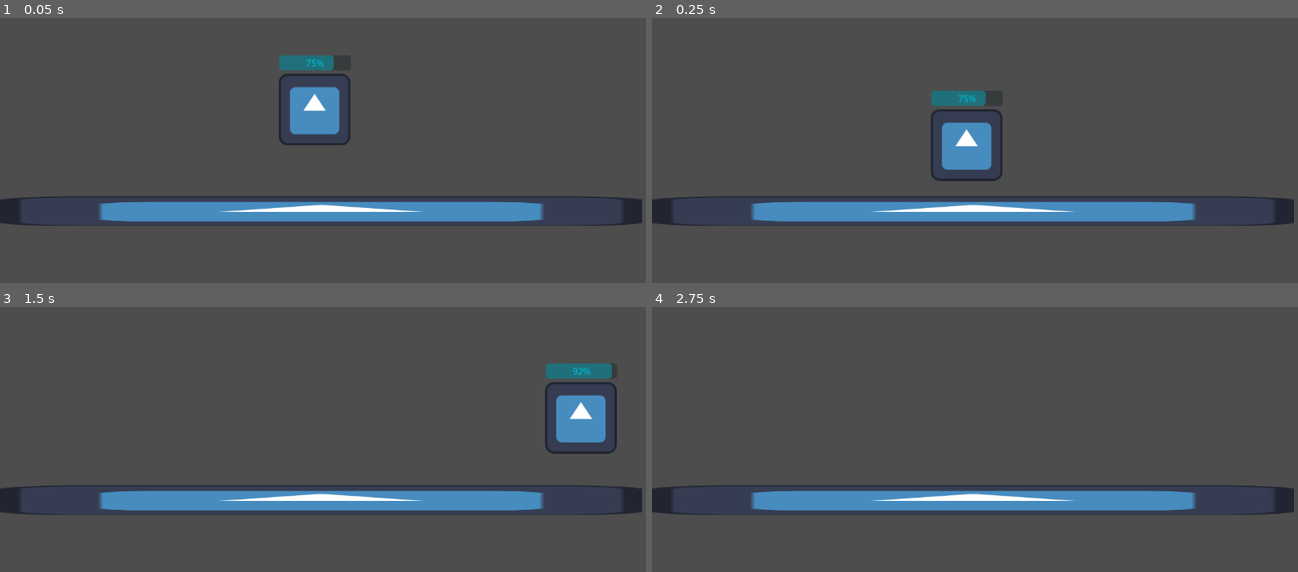
Above: before the commit, frames 1-4 (two rows, left to right).
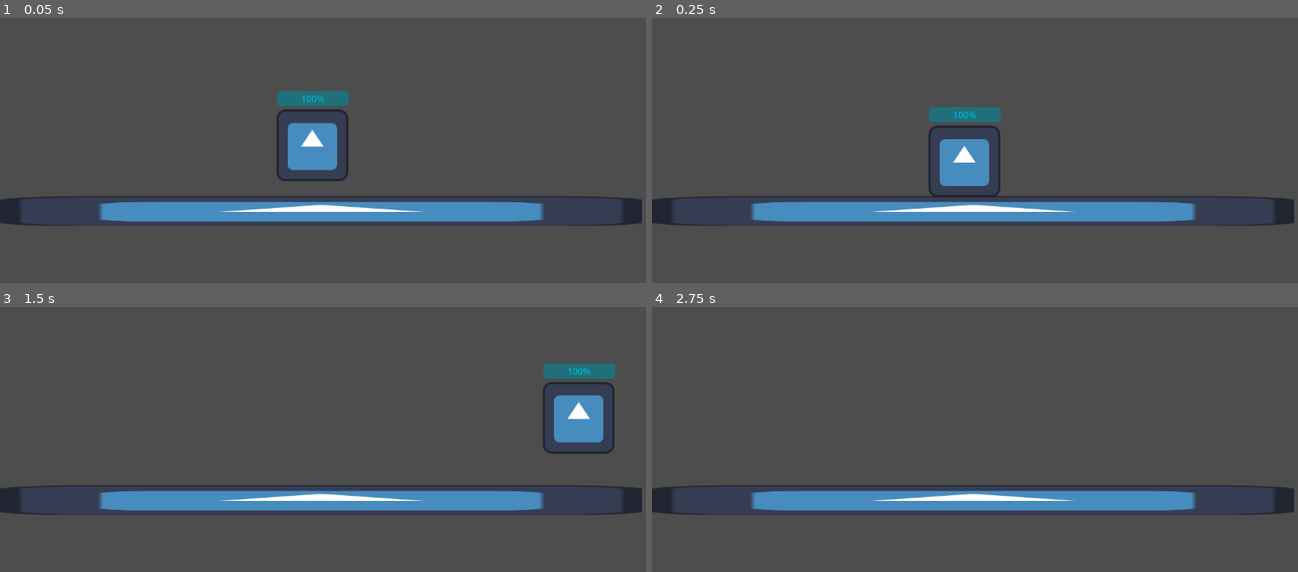
Above: after the commit, the same moments.

Repository: Frost89/Tavern_Jam_Autumn
Game: Godot game, scene res://Scenes/Sandbox_scene.tscn
Same seed, same stepped clock (60 frames per second), same inputs: the game is played once before the commit and once after it. The engine's default icon, where the game draws it, is replaced by a stand-in: a white triangle on a blue panel in a dark square.
Inputs:
- Up to frame 1 (0.05 s): no input
- Up to frame 2 (0.25 s): no input
- Up to frame 3 (1.5 s): hold D (Right) from 0.53 s (still down); tap F (Drain) at 0.6 s; tap Space (Jump) at 0.77 s; tap E (SimHit) at 0.8, 1.35 s
- Up to frame 4 (2.75 s): tap Space (Jump) at 1.52 s; tap F (Drain) at 1.55, 2.1 s; release D (Right) at 2.03 s; hold A (Left) from 2.03 s (still down); tap E (SimHit) at 2.3 s

The runs differ from the first frame. In frame 1, 3.4% of the frame differs, in the area x 42-55%, y 14-62%; in frame 2, 2.8%; in frame 3, 0.6%; in frame 4, nothing differs.

Commit message:
Spicy: Made proto a different scene that can then be instantiated. Added Timer mechs and cleaned up the code.

Diff:
--- a/Scenes/Sandbox_scene.tscn
+++ b/Scenes/Sandbox_scene.tscn
@@ -1,10 +1,7 @@
-[gd_scene load_steps=5 format=3 uid="uid://emw3f4bv4lnj"]
+[gd_scene load_steps=4 format=3 uid="uid://emw3f4bv4lnj"]
 
-[ext_resource type="Script" path="res://Scripts/Movement.gd" id="1_4kr3g"]
+[ext_resource type="PackedScene" uid="uid://d10c637vwyfos" path="res://Scenes/proto.tscn" id="1_3fnmi"]
 [ext_resource type="Texture2D" uid="uid://dj3ncdy3oemj5" path="res://icon.svg" id="2_5l6lw"]
-
-[sub_resource type="RectangleShape2D" id="RectangleShape2D_fatbe"]
-size = Vector2(129, 127)
 
 [sub_resource type="RectangleShape2D" id="RectangleShape2D_yatvs"]
 size = Vector2(1148, 54)
@@ -12,24 +9,8 @@
 [node name="Scene" type="Node2D"]
 position = Vector2(557, 340)
 
-[node name="Proto" type="CharacterBody2D" parent="."]
-position = Vector2(4, -83)
-script = ExtResource("1_4kr3g")
-
-[node name="Sprite2D" type="Sprite2D" parent="Proto"]
-texture = ExtResource("2_5l6lw")
-
-[node name="CollisionShape2D" type="CollisionShape2D" parent="Proto"]
-position = Vector2(0.5, -0.5)
-shape = SubResource("RectangleShape2D_fatbe")
-
-[node name="ChargeBar" type="ProgressBar" parent="Proto"]
-modulate = Color(0, 0.74902, 0.85098, 1)
-offset_left = -63.0
-offset_top = -97.0
-offset_right = 65.0
-offset_bottom = -70.0
-rounded = true
+[node name="Proto" parent="." instance=ExtResource("1_3fnmi")]
+position = Vector2(0, -19)
 
 [node name="Platform_Ground" type="StaticBody2D" parent="."]
 
--- /dev/null
+++ b/Scenes/proto.tscn
@@ -0,0 +1,31 @@
+[gd_scene load_steps=4 format=3 uid="uid://d10c637vwyfos"]
+
+[ext_resource type="Script" path="res://Scripts/Movement.gd" id="1_q6jep"]
+[ext_resource type="Texture2D" uid="uid://dj3ncdy3oemj5" path="res://icon.svg" id="2_udm4y"]
+
+[sub_resource type="RectangleShape2D" id="RectangleShape2D_fatbe"]
+size = Vector2(129, 127)
+
+[node name="Proto" type="CharacterBody2D"]
+script = ExtResource("1_q6jep")
+
+[node name="Sprite2D" type="Sprite2D" parent="."]
+texture = ExtResource("2_udm4y")
+
+[node name="CollisionShape2D" type="CollisionShape2D" parent="."]
+position = Vector2(0.5, -0.5)
+shape = SubResource("RectangleShape2D_fatbe")
+
+[node name="ChargeBar" type="ProgressBar" parent="."]
+modulate = Color(0, 0.74902, 0.85098, 1)
+offset_left = -63.0
+offset_top = -97.0
+offset_right = 65.0
+offset_bottom = -70.0
+rounded = true
+metadata/_edit_use_anchors_ = true
+
+[node name="Timer" type="Timer" parent="."]
+process_callback = 0
+
+[connection signal="timeout" from="Timer" to="." method="_on_timer_timeout"]
--- a/Scripts/Movement.gd
+++ b/Scripts/Movement.gd
@@ -1,26 +1,62 @@
 extends CharacterBody2D
-
 #const SPEED = 300.0
 #const JUMP_VELOCITY = -400.0
 
-@export var speed = 500 #increased speed - mango
-@export var jump_velocity = -800 #increased jump - mango
-@export var gravity = 2000 #increased gravity - mango
+#Game Manager variables
+var game_end = false
+
+@export var speed = 500 #increased speed - mango - bet
+@export var jump_velocity = -800 #increased jump - mango - bet
+@export var gravity = 2000 #increased gravity - mango - bet
+
+#Referencing Instances/Nodes
+@onready var chargebar = $ChargeBar
+@onready var timer = $Timer #Researching Timer and implementing it
 
 #CHARGE-VARS
-var charge = 75
-var drain_rate = 0.05
+var charge = 99.9
+@export var drain_rate = 5
 var charge_drain = false
 
 func _init():
-	print("Press F to start charge drain.")
+#	print("Press F to start charge drain.")
 	print("Press E to simulate hit.")
 #INIT
 
-var game_end = false
+
+func _ready():
+	chargebar.value = charge
+	timer.wait_time = 2.0
+	timer.start(2.0)
 
 
-func _physics_process(delta):
+func _process(delta): #Use for logical and systemic shi
+	if Input.is_action_just_pressed("SimHit") and not game_end: #Conditions will change once attacks are implemented
+		print("You got hit.")
+		update_hitsim()
+
+	check_game_end()
+
+
+func _physics_process(delta): #Use for physics based shi e.g velocity, force, impulse, etc
+	movement(delta)
+
+
+func update_charge():
+	charge -= drain_rate
+	chargebar.value = charge
+	if charge < 0:
+		charge = 0
+
+
+func update_hitsim():
+	charge += 10
+	chargebar.value = charge
+	if charge > 100:
+		charge = 100
+
+
+func movement(delta):
 	#Add gravity first
 	velocity.y += gravity * delta
 
@@ -33,24 +69,7 @@
 		velocity.y = jump_velocity
 
 
-	#Charge/Discharge - mango
-	var chargebar = $ChargeBar
-	chargebar.value = charge
-
-
-	if Input.is_action_just_pressed("Drain"):
-		print("Drain Activated")
-		charge_drain = true
-
-	if charge_drain == true:
-		if game_end == false:
-			update_charge()
-
-	if Input.is_action_just_pressed("SimHit"):
-		print("You got hit.")
-		if game_end == false:
-			update_hitsim()
-
+func check_game_end():
 	if game_end == false:
 		if charge == 0:
 			print("You're fully discharged. *windowsshutdownsound.jpg*")
@@ -62,14 +81,7 @@
 			game_end = true
 
 
-
-func update_charge():
-	charge -= drain_rate
-	if charge < 0:
-		charge = 0
-
-
-func update_hitsim():
-	charge += 10
-	if charge > 100:
-		charge = 100
+func _on_timer_timeout():
+	charge_drain = true
+	if charge_drain == true and not game_end:
+		update_charge()
